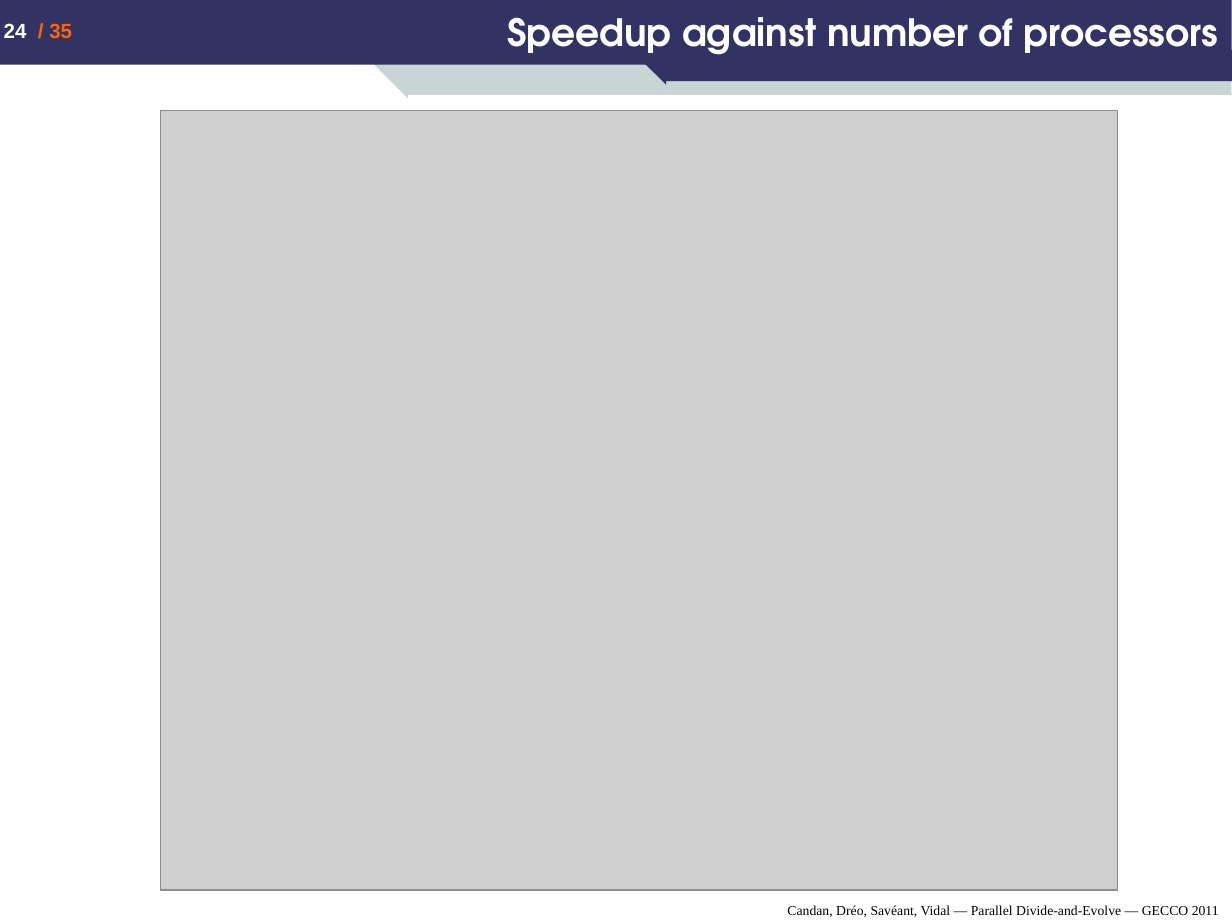
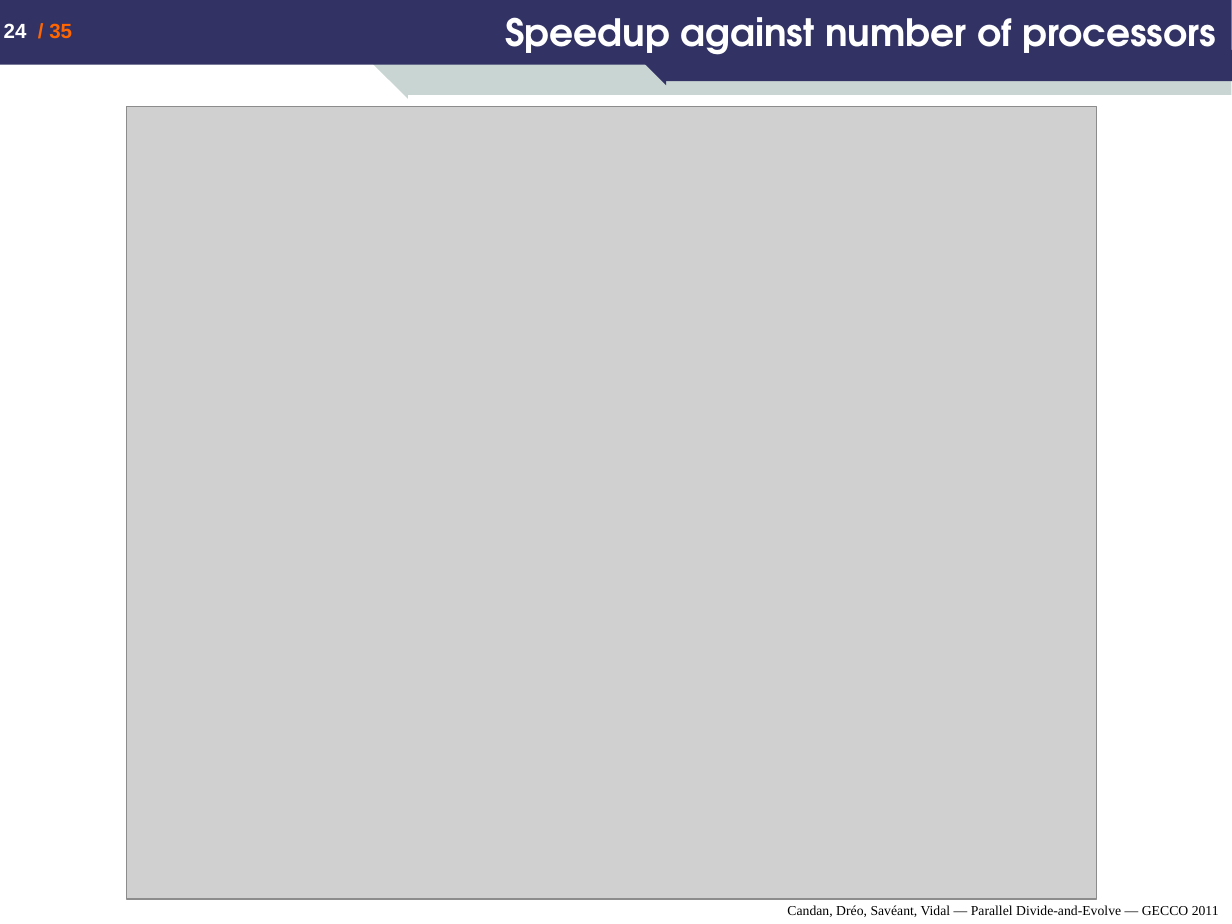
Before and after one commit to nojhan/descarwin, a slide deck: slide 24 of papers/GECCO2011/dae_mt/Candan-Dreo-Saveant-Vidal_Parallel-Divide-and-Evolve_GECCO-2011.ppt. Drawn at 1232x924 pixels with LibreOffice and Linux fonts; fonts in the diff are those of the drawing; grey boxes stand for pictures. Boxes give left, top, right and bottom in pixels: in the first picture for what was removed or moved away, otherwise in the second. Text is boxed around its words. In the diff, an @@ line names an element or a change of style, - is before the commit and + after.

Commit message:
time VS cores figures

```diff
--- a/papers/GECCO2011/dae_mt/Candan-Dreo-Saveant-Vidal_Parallel-Divide-and-Evolve_GECCO-2011.ppt
+++ b/papers/GECCO2011/dae_mt/Candan-Dreo-Saveant-Vidal_Parallel-Divide-and-Evolve_GECCO-2011.ppt
@@ title "Speedup against number of processors" at [505, 17, 1216, 55]: indent changed @@
@@ picture: place and size @@
-picture at [160, 111, 1117, 890]
+picture at [127, 106, 1096, 899]
```
Also in this commit, not shown: 6 other slides changed, 1 slide added.
